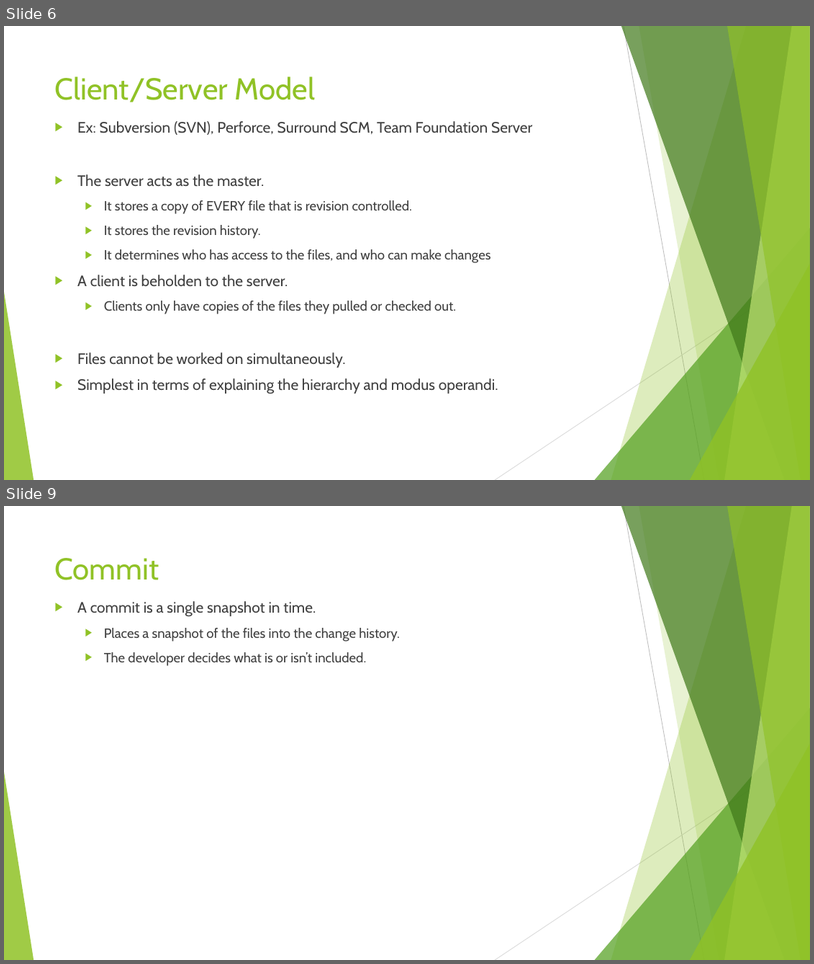
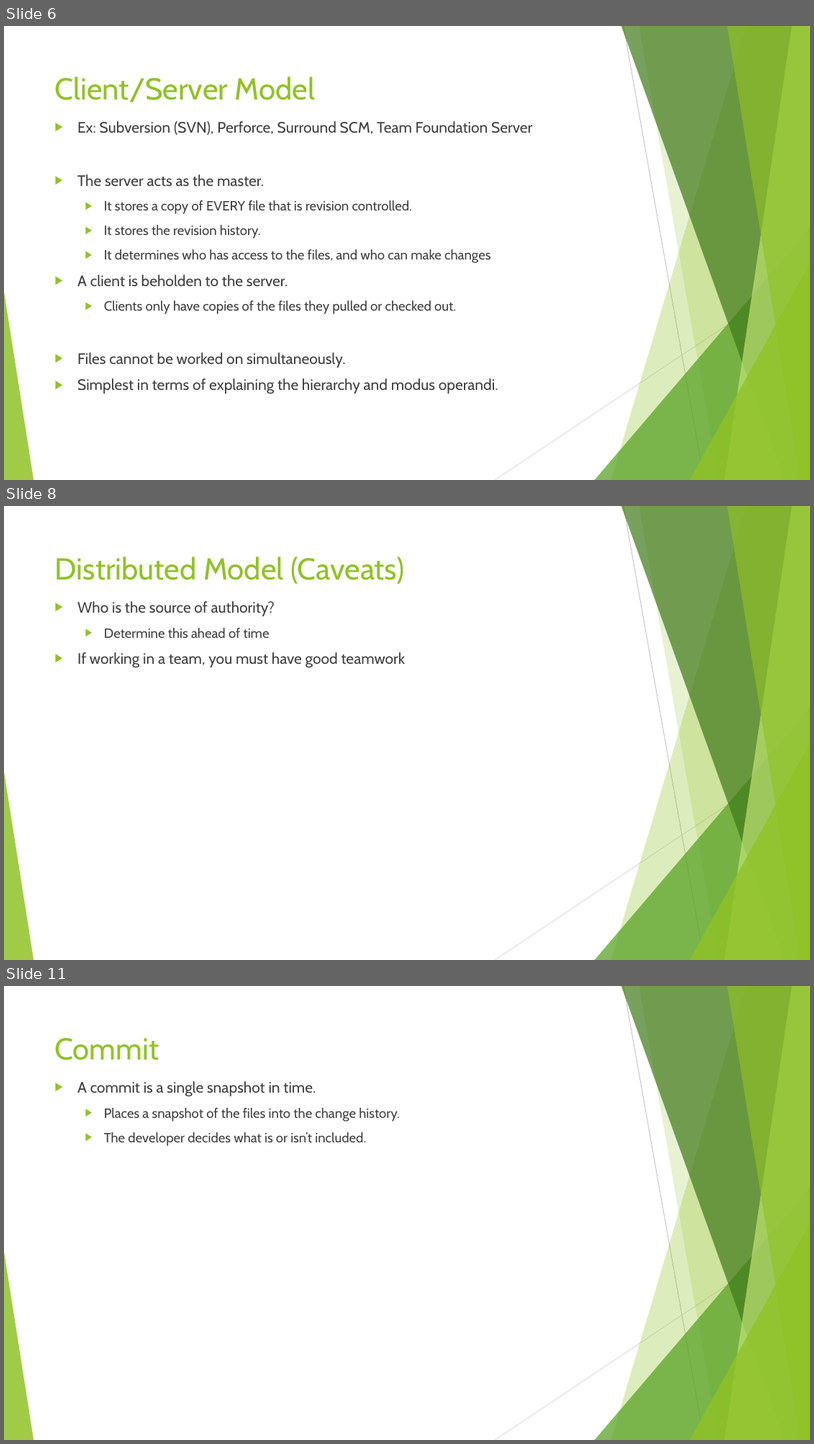
Before and after one commit to sethkaz/git-presentation, a slide deck: Git and LV.pptx. Shown one above the other, each under a label of ours: slides 6 and 9 before the commit, slides 6, 8 and 11 after it; the slides between them are not shown. The pictures are 814x964 and 814x1444 pixels, drawn with LibreOffice and Linux fonts; fonts in the diff are those of the drawing. Boxes give left, top, right and bottom in pixels: in the first picture for what was removed or moved away, otherwise in the second. Text is boxed around its words. In the diff, an @@ line names an element or a change of style, - is before the commit and + after.

Commit message:
Added feedback from Covisus team.

```diff
--- a/Git and LV.pptx
+++ b/Git and LV.pptx
@@ slide 8 added at [4,506,810,960], background #FFFFFF; not listed: 10 template elements that a slide beside it also shows @@
@@ title added at [55,556,404,584], 36 pt, text #90C226 @@
+Distributed Model (Caveats)
@@ text added at [77,601,406,667], 18 pt, text #404040 @@
+▶ Who is the source of authority?
+  ▶ Determine this ahead of time
+▶ If working in a team, you must have good teamwork
@@ what was slide 9 is now slide 11 @@
```
Also in this commit, not shown: 4 slides changed, 3 other slides added.
